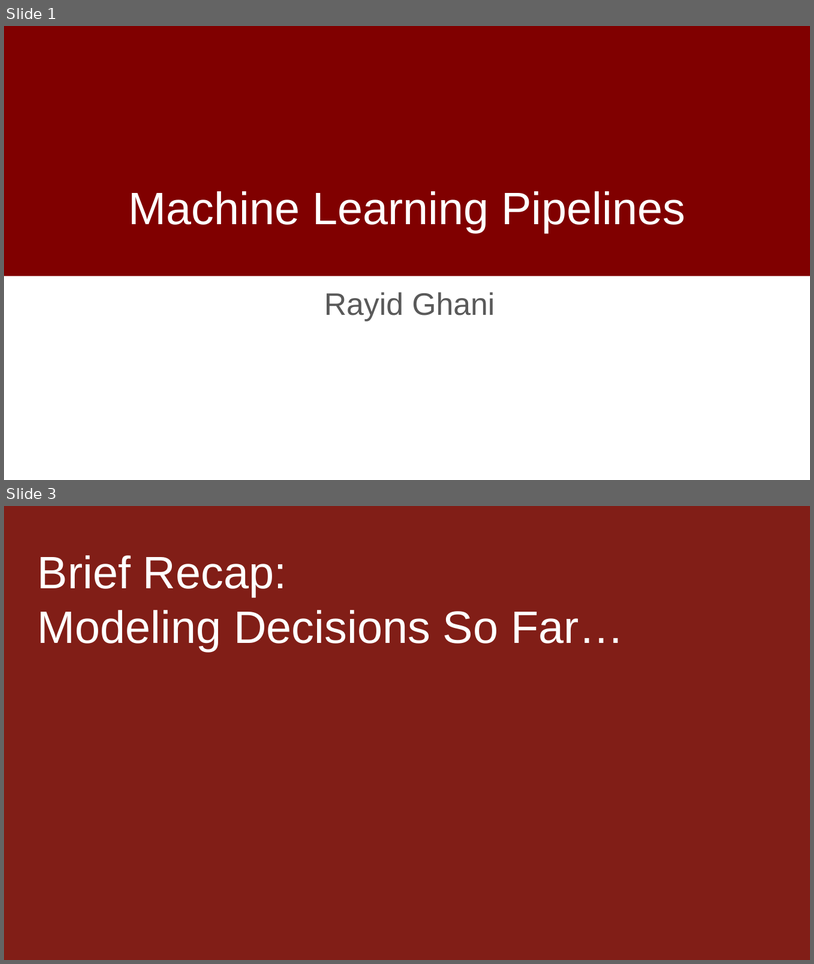
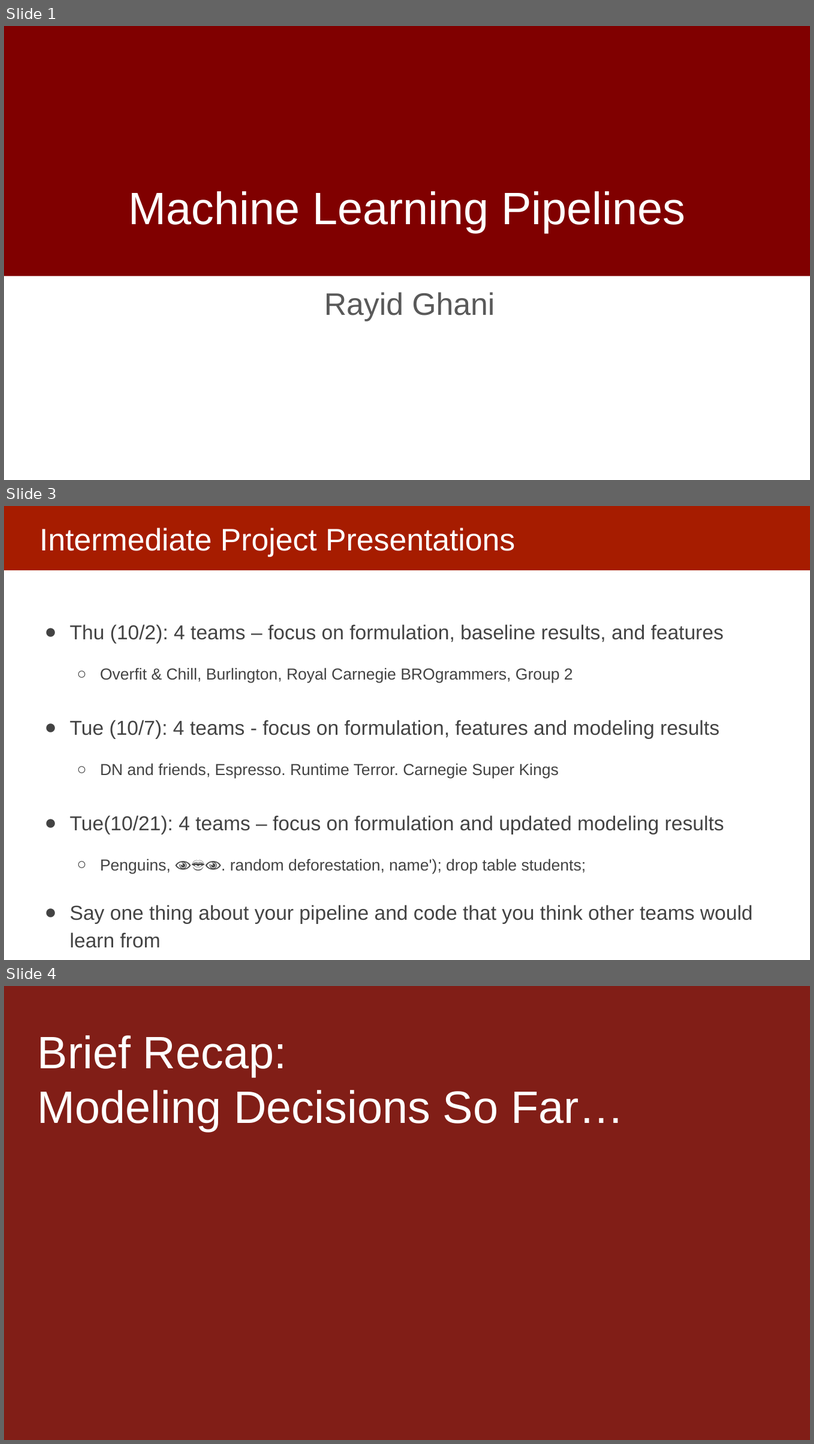
Before and after one commit to dssg/MLinPractice, a slide deck: Lectures/Lecture8-Machine-Learning-Pipelines.pptx. Shown one above the other, each under a label of ours: slides 1 and 3 before the commit, slides 1, 3 and 4 after it; the slides between them are not shown. The pictures are 814x964 and 814x1444 pixels, drawn with LibreOffice and Linux fonts; fonts in the diff are those of the drawing; background and template pictures are left out. Boxes give left, top, right and bottom in pixels: in the first picture for what was removed or moved away, otherwise in the second. Text is boxed around its words. In the diff, an @@ line names an element or a change of style, - is before the commit and + after.

```diff
--- a/Lectures/Lecture8-Machine-Learning-Pipelines.pptx
+++ b/Lectures/Lecture8-Machine-Learning-Pipelines.pptx
@@ slide 3 added at (4, 506, 810, 960), background #FFFFFF @@
@@ rectangle added at (4, 506, 810, 570), fill #A61C00 @@
@@ title added at (39, 528, 515, 557), 37 pt, text #FFFFFF @@
+Intermediate Project Presentations
@@ text added at (70, 624, 753, 948), 24 pt, text #434343 @@
+● Thu (10/2): 4 teams – focus on formulation, baseline results, and features
+  ○ Overfit & Chill, Burlington, Royal Carnegie BROgrammers, Group 2
+● Tue (10/7): 4 teams - focus on formulation, features and modeling results
+  ○ DN and friends, Espresso. Runtime Terror. Carnegie Super Kings
+● Tue(10/21): 4 teams – focus on formulation and updated modeling results
+  ○ Penguins, 👁👄👁. random deforestation, name'); drop table students;
+● Say one thing about your pipeline and code that you think other teams would learn from
@@ what was slide 3 is now slide 4 @@
```
Also in this commit, not shown: 1 slide changed, 1 slide removed.
